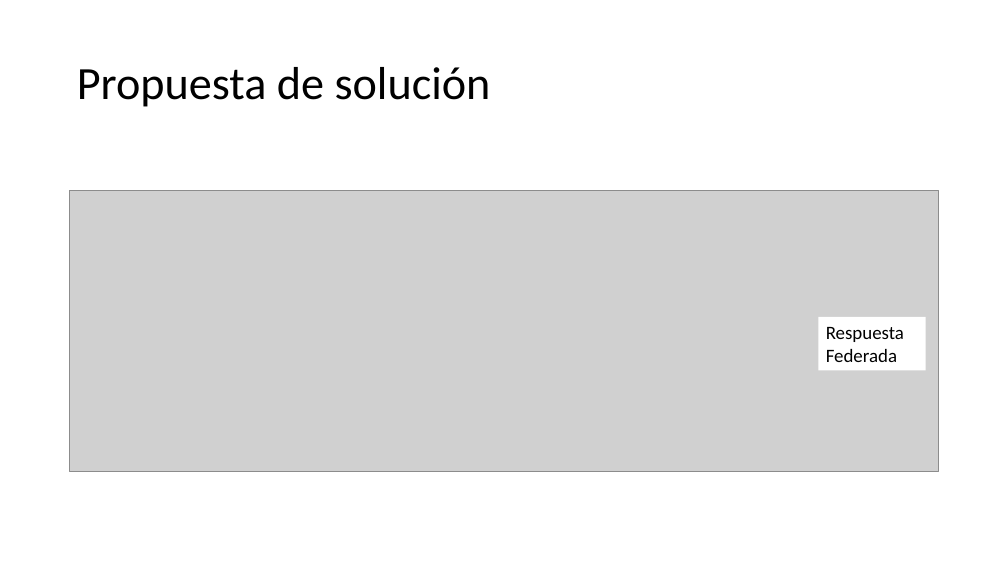
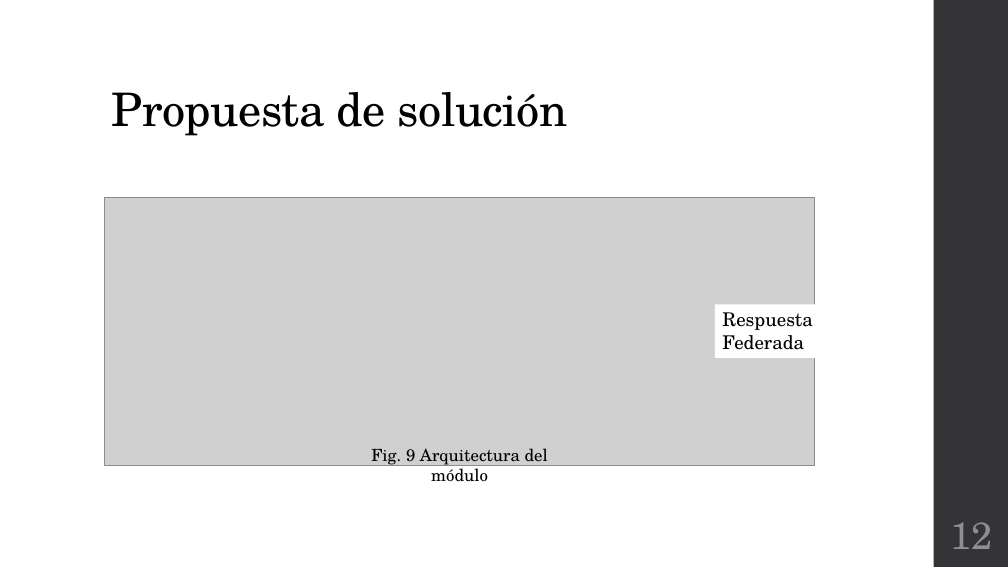
Before and after one commit to Osw1997/Proyecto-Terminal-1, a slide deck: slide 12 of Final/Presentacion.pptx (slide 9 before the commit). Drawn at 1008x567 pixels with LibreOffice and Linux fonts; fonts in the diff are those of the drawing; grey boxes stand for pictures. Boxes give left, top, right and bottom in pixels: in the first picture for what was removed or moved away, otherwise in the second. Text is boxed around its words. In the diff, an @@ line names an element or a change of style, - is before the commit and + after.

```diff
--- a/Final/Presentacion.pptx
+++ b/Final/Presentacion.pptx
@@ rectangle added at [934,0,1008,567], fill #353537 @@
@@ title "Propuesta de solución": place and size @@
-title "Propuesta de solución" at [77,67,491,107]
+title "Propuesta de solución" at [112,92,568,136]
@@ title "Propuesta de solución" at [112,92,568,136]: font Calibri to TeX Gyre Schola, letter spacing 0 to -0.5 pt; vertical alignment middle to bottom @@
@@ picture: place and size @@
-picture at [70,191,939,472]
+picture at [104,197,815,465]
@@ rectangle "Respuesta Federada": place and size @@
-rectangle "Respuesta Federada" at [818,317,926,371]
+rectangle "Respuesta Federada" at [715,305,823,358]
@@ rectangle "Respuesta Federada" at [715,305,823,358]: font Calibri to TeX Gyre Schola @@
@@ text added at [371,448,548,482], 16 pt, text #000000 @@
+Fig. 9 Arquitectura del módulo
@@ page number added at [950,522,992,549], 36 pt, text #8E8E94 @@
+12
```
Also in this commit, not shown: 13 other slides changed, 13 slides added, 4 slides removed, 2 other files.
